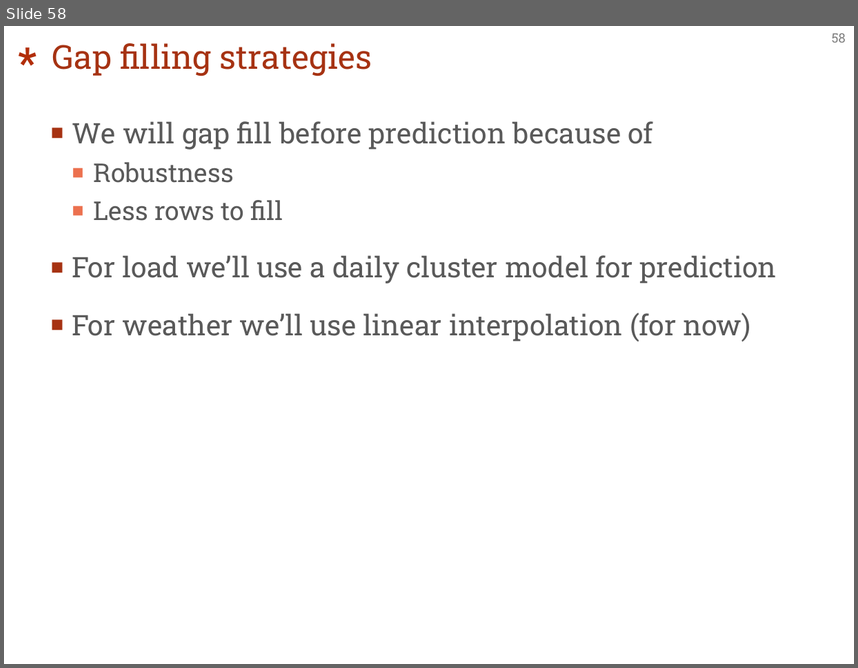
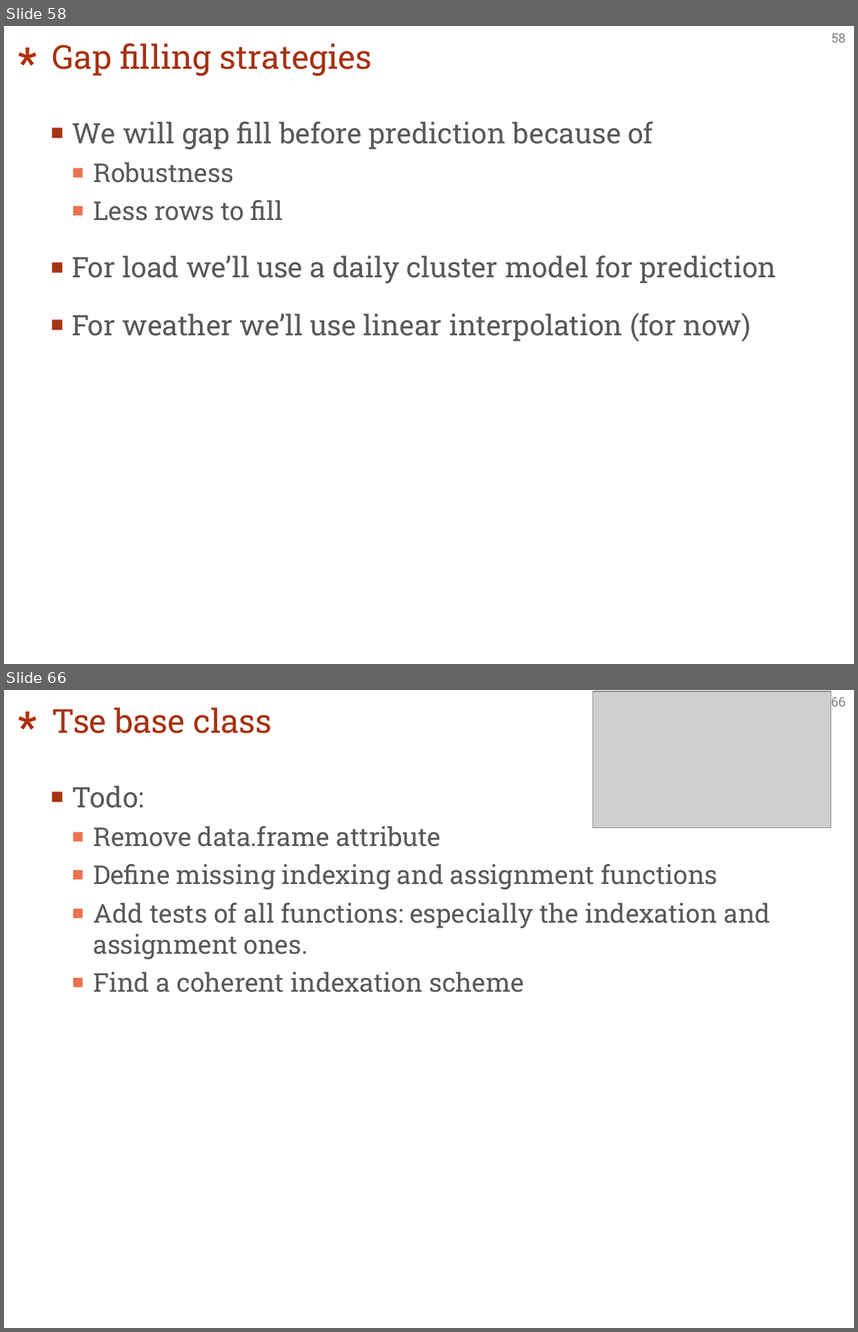
Before and after one commit to EBlonkowski/tshandy, a slide deck: architecture/architecture.pptx. Shown one above the other, each under a label of ours: slide 58 before the commit, slides 58 and 66 after it; the slides between them are not shown. The pictures are 858x668 and 858x1332 pixels, drawn with LibreOffice and Linux fonts; fonts in the diff are those of the drawing; grey boxes stand for pictures. Boxes give left, top, right and bottom in pixels: in the first picture for what was removed or moved away, otherwise in the second. Text is boxed around its words. In the diff, an @@ line names an element or a change of style, - is before the commit and + after.

```diff
--- a/architecture/architecture.pptx
+++ b/architecture/architecture.pptx
@@ slide 66 added at box(4, 690, 854, 1328), background #FFFFFF; not listed: 2 template elements that a slide beside it also shows @@
@@ title added at box(52, 707, 272, 733), 28 pt, text #A63212 @@
+Tse base class
@@ picture added at box(593, 691, 831, 829) @@
@@ text added at box(72, 785, 771, 992), 22 pt, text #595959 @@
+■ Todo:
+  ■ Remove data.frame attribute
+  ■ Define missing indexing and assignment functions
+  ■ Add tests of all functions: especially the indexation and assignment ones.
+  ■ Find a coherent indexation scheme
```
Also in this commit, not shown: 13 other slides added, 5 other files.
